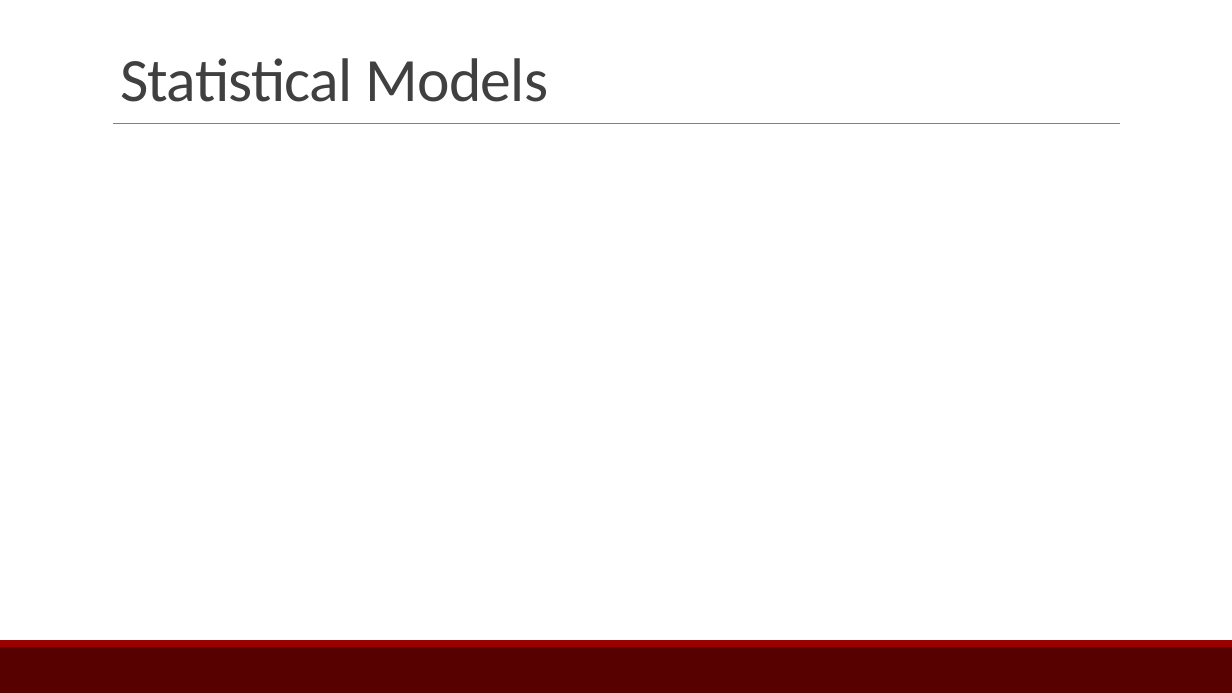
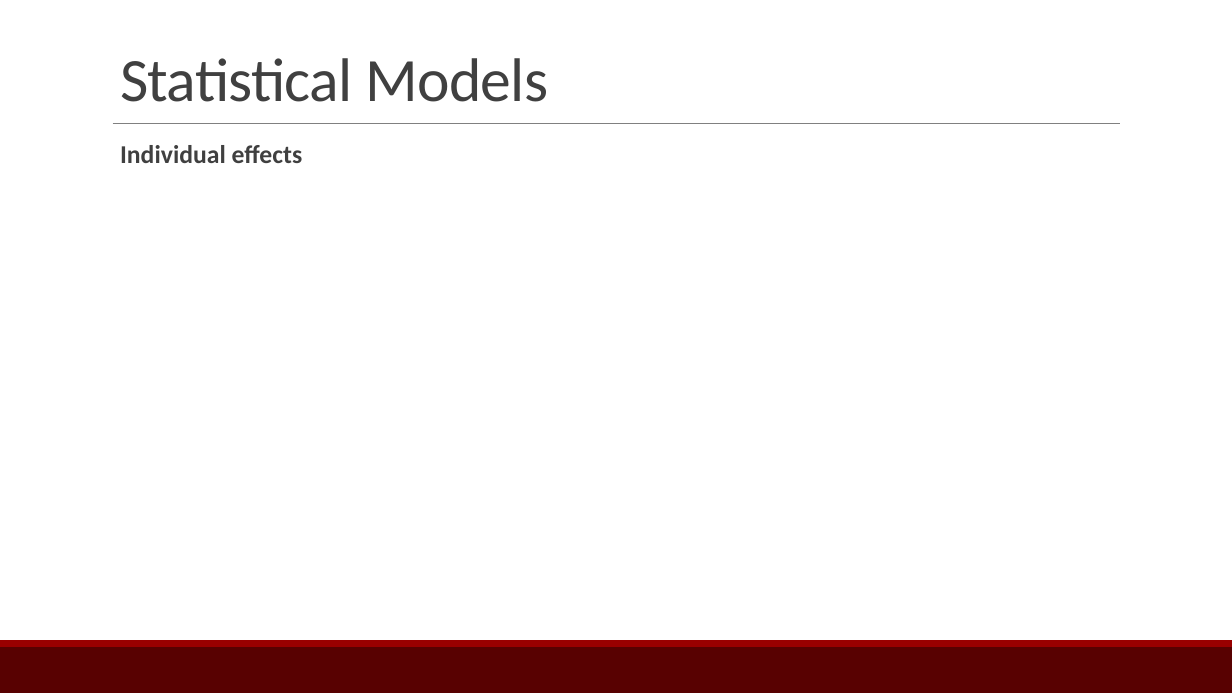
Before and after one commit to ebey/sunbelt2015, a slide deck: slide 20 of statnetWeb_slides.pptx (slide 13 before the commit). Drawn at 1232x693 pixels with LibreOffice and Linux fonts; fonts in the diff are those of the drawing. Boxes give left, top, right and bottom in pixels: in the first picture for what was removed or moved away, otherwise in the second. Text is boxed around its words. In the diff, an @@ line names an element or a change of style, - is before the commit and + after.

Commit message:
lots of additions to statistical models

```diff
--- a/statnetWeb_slides.pptx
+++ b/statnetWeb_slides.pptx
@@ text added at box(120, 145, 303, 163), 20 pt, text #404040, bold @@
+  Individual effects
```
Also in this commit, not shown: 10 other slides changed, 11 slides added.
